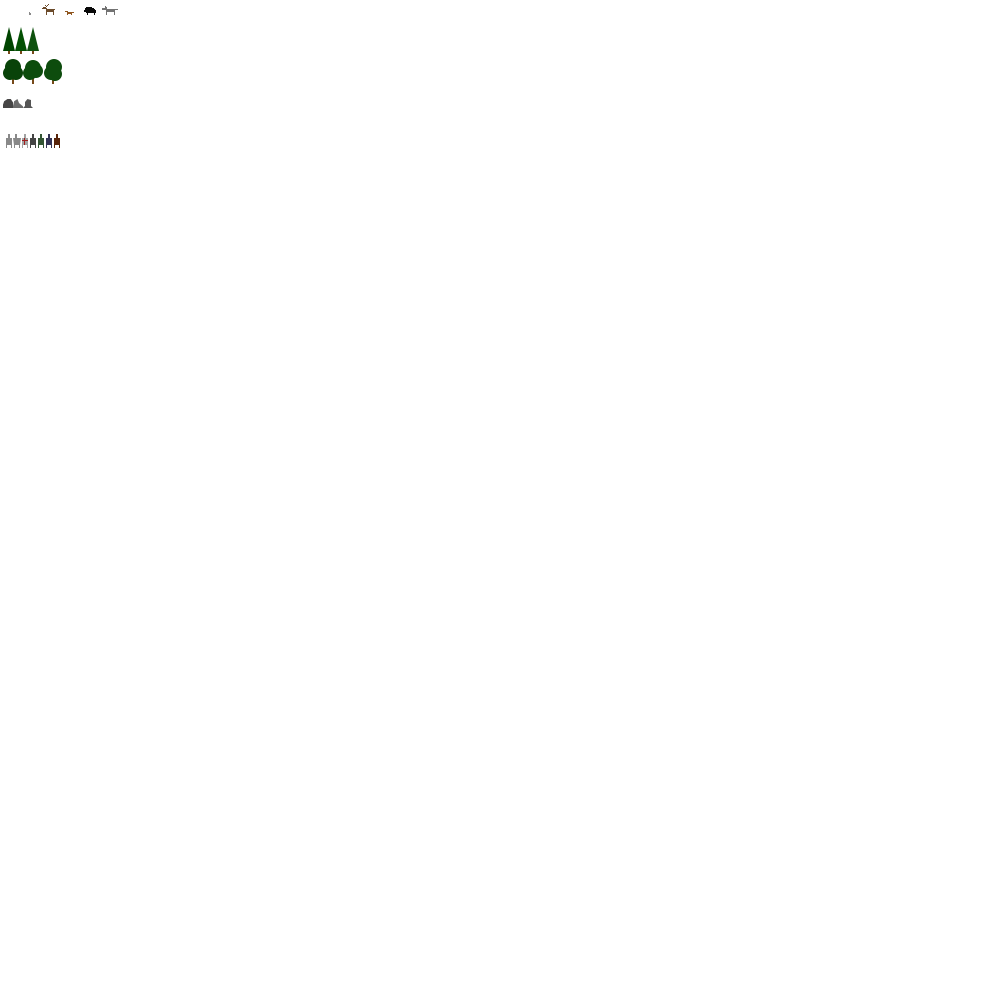
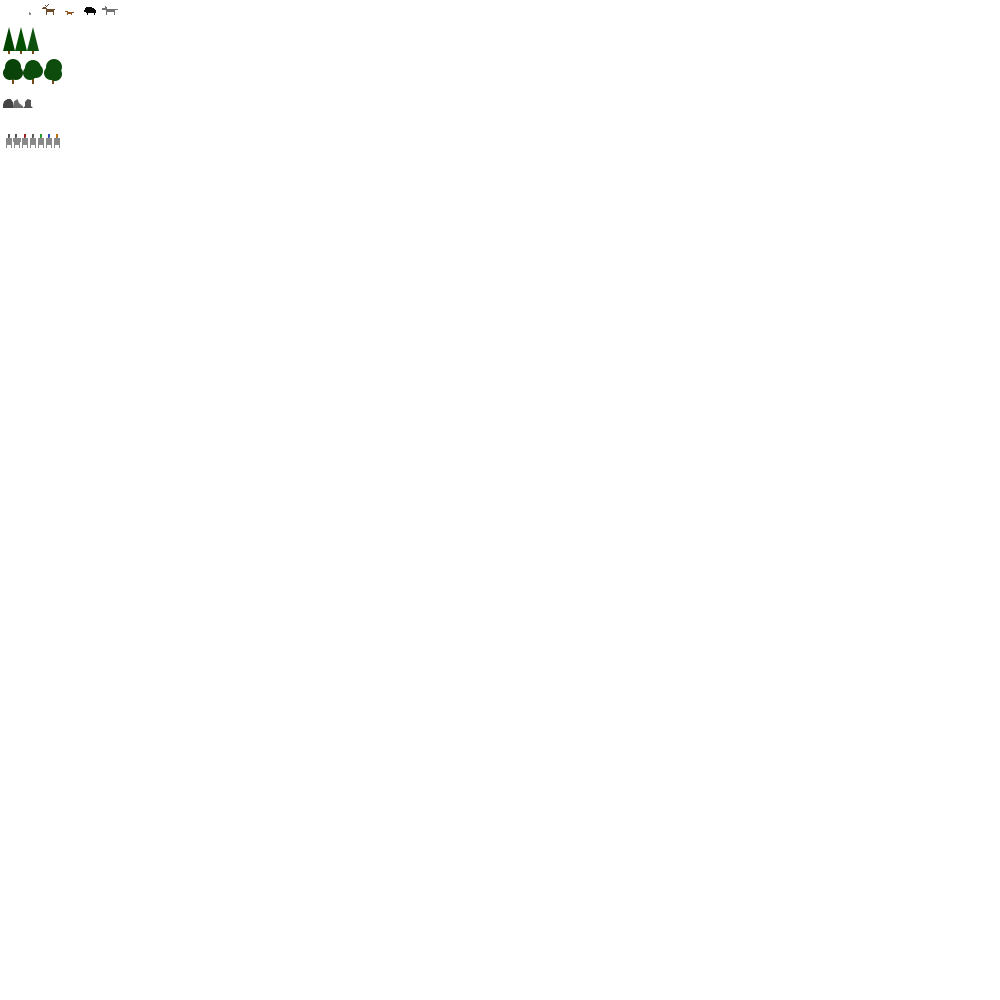
Layered file, before and after one edit (1000 x 1000). Changes by layer:
painted on "dwarf" (1st of 6, in "Dwarves" › "Hunter") over [54,134,60,148]
painted on "dwarf" (2nd of 6, in "Dwarves" › "Mason") over [46,134,52,148]
painted on "dwarf" (3rd of 6, in "Dwarves" › "Forester") over [38,134,44,148]
painted on "dwarf" (4th of 6, in "Dwarves" › "Miner") over [30,134,36,148]
hid "cross", painted on it over [22,138,28,145]
painted on "dwarf" (5th of 6, in "Dwarves" › "Healer") over [22,134,28,148]
painted on "dwarf-soldier" over [13,138,21,145]
